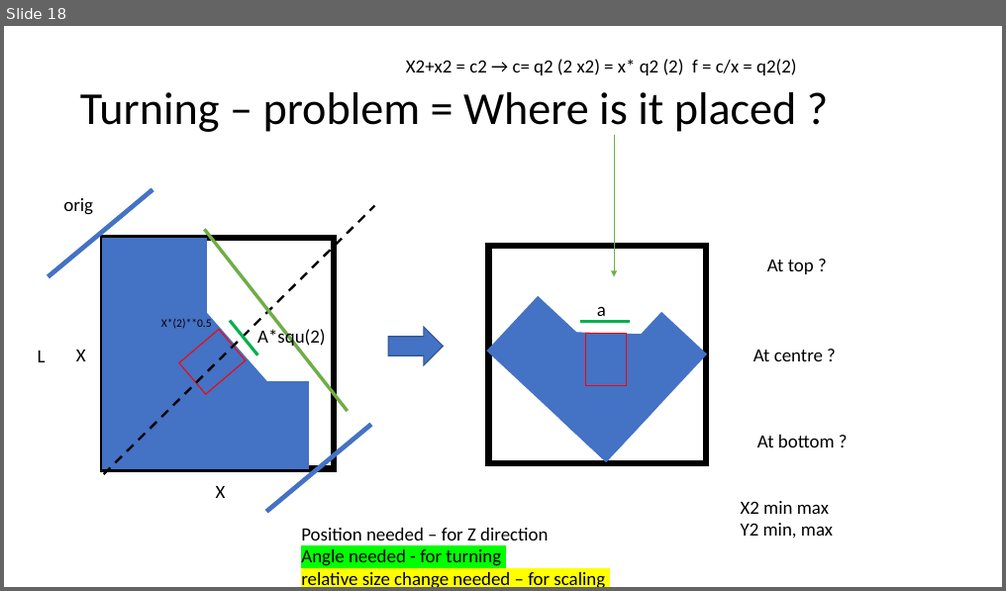
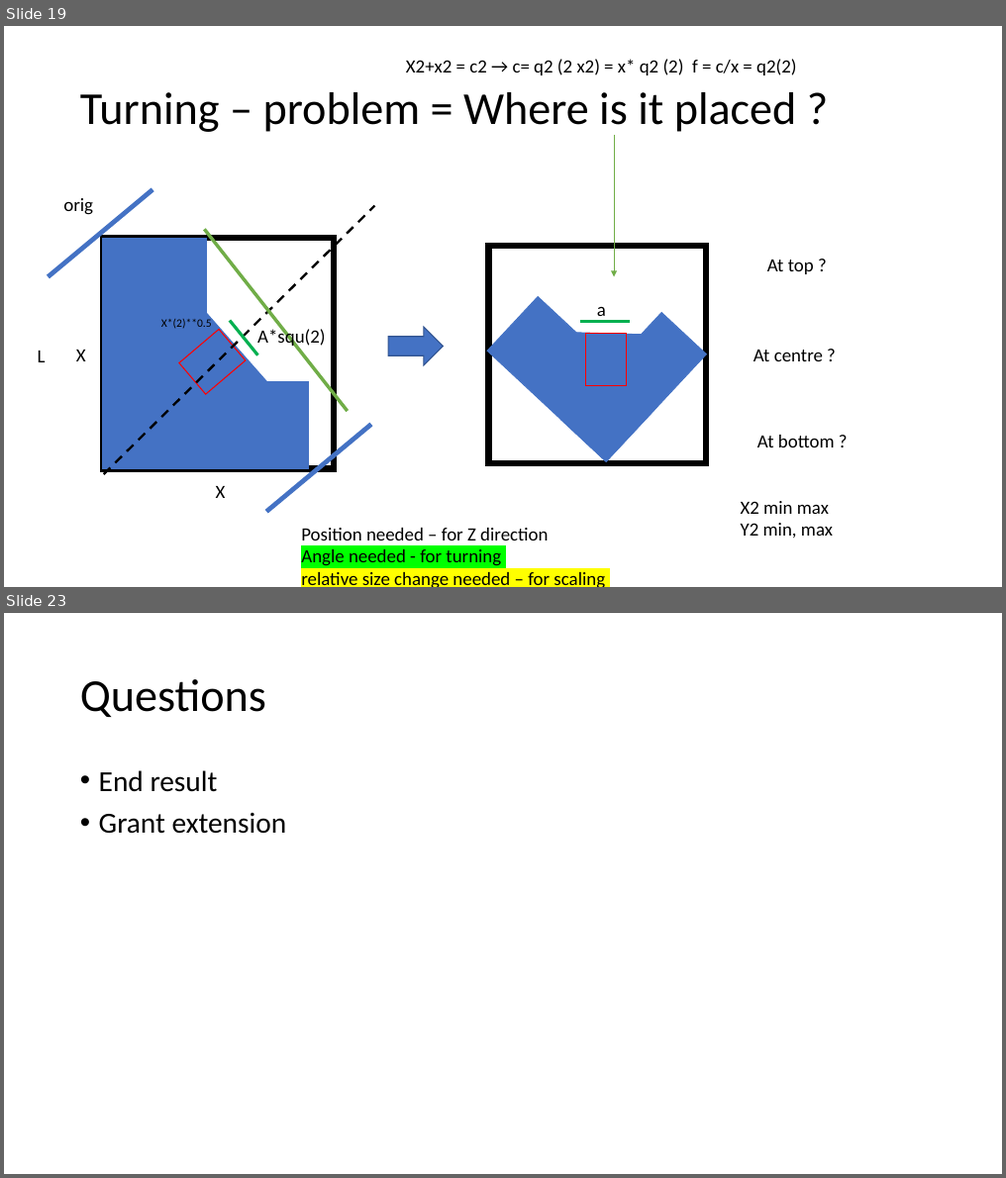
Before and after one commit to JanNalivaika/SSD_EXT, a slide deck: misc/Segmentation.pptx. Shown one above the other, each under a label of ours: slide 18 before the commit, slides 19 and 23 after it; the slides between them are not shown. The pictures are 1006x591 and 1006x1178 pixels, drawn with LibreOffice and Linux fonts; fonts in the diff are those of the drawing. Boxes give left, top, right and bottom in pixels: in the first picture for what was removed or moved away, otherwise in the second. Text is boxed around its words. In the diff, an @@ line names an element or a change of style, - is before the commit and + after.

```diff
--- a/misc/Segmentation.pptx
+++ b/misc/Segmentation.pptx
@@ slide 23 added at (4,613,1002,1174), background #FFFFFF @@
@@ title added at (80,679,266,717), 44 pt, text #000000 @@
+Questions
@@ text added at (99,770,287,834), 28 pt, text #000000 @@
+• End result
+• Grant extension
@@ what was slide 18 is now slide 19 @@
```
Also in this commit, not shown: 2 slides changed, 3 other slides added, 1 slide removed, 8 other files.
